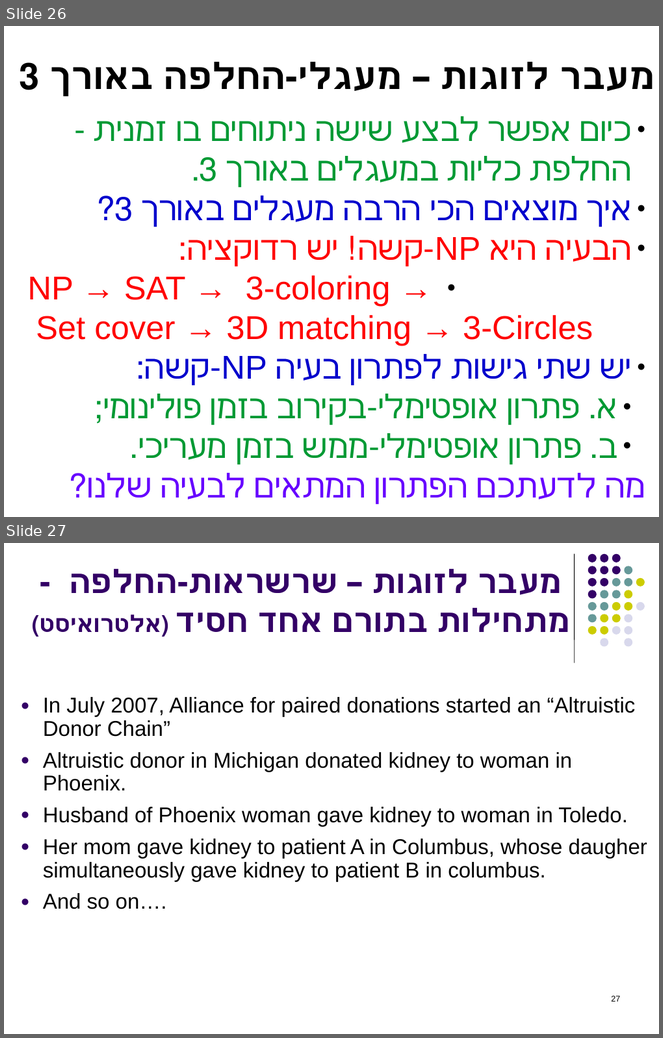
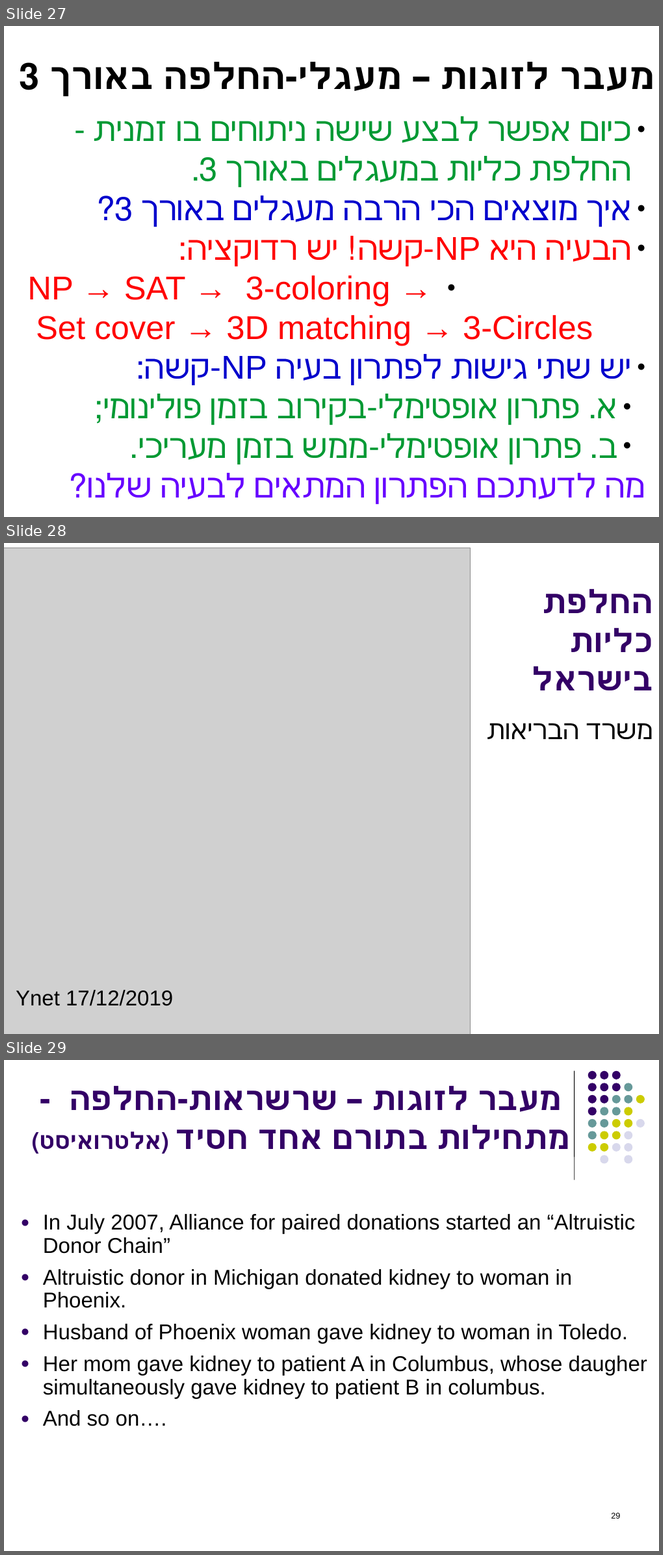
Before and after one commit to erelsgl-at-ariel/algorithms-5780, a slide deck: 12-kidney-exchange/slides-kidneys.odp. Shown one above the other, each under a label of ours: slides 26 and 27 before the commit, slides 27, 28 and 29 after it. The pictures are 663x1038 and 663x1555 pixels, drawn with LibreOffice and Linux fonts; fonts in the diff are those of the drawing; grey boxes stand for pictures. Boxes give left, top, right and bottom in pixels: in the first picture for what was removed or moved away, otherwise in the second. Text is boxed around its words. In the diff, an @@ line names an element or a change of style, - is before the commit and + after.

```diff
--- a/12-kidney-exchange/slides-kidneys.odp
+++ b/12-kidney-exchange/slides-kidneys.odp
@@ slide 28 added at (4, 543, 659, 1034), background #FFFFFF @@
@@ picture added at (4, 548, 471, 1034) @@
@@ text added at (532, 589, 653, 691), 39 pt, text #330066, bold @@
+החלפת כליות בישראל
@@ text added at (586, 723, 653, 739), 32 pt, text #000000 @@
+משרד הבריאות
@@ text added at (16, 990, 173, 1006), 26 pt, text #000000 @@
+Ynet 17/12/2019
@@ what was slide 26 is now slide 27 @@
@@ what was slide 27 is now slide 29 @@
@@ page number at (611, 1513, 620, 1519): text changed @@
-27
+29
```
Also in this commit, not shown: 10 slides changed, 3 other slides added, 2 slides removed, 4 other files.
